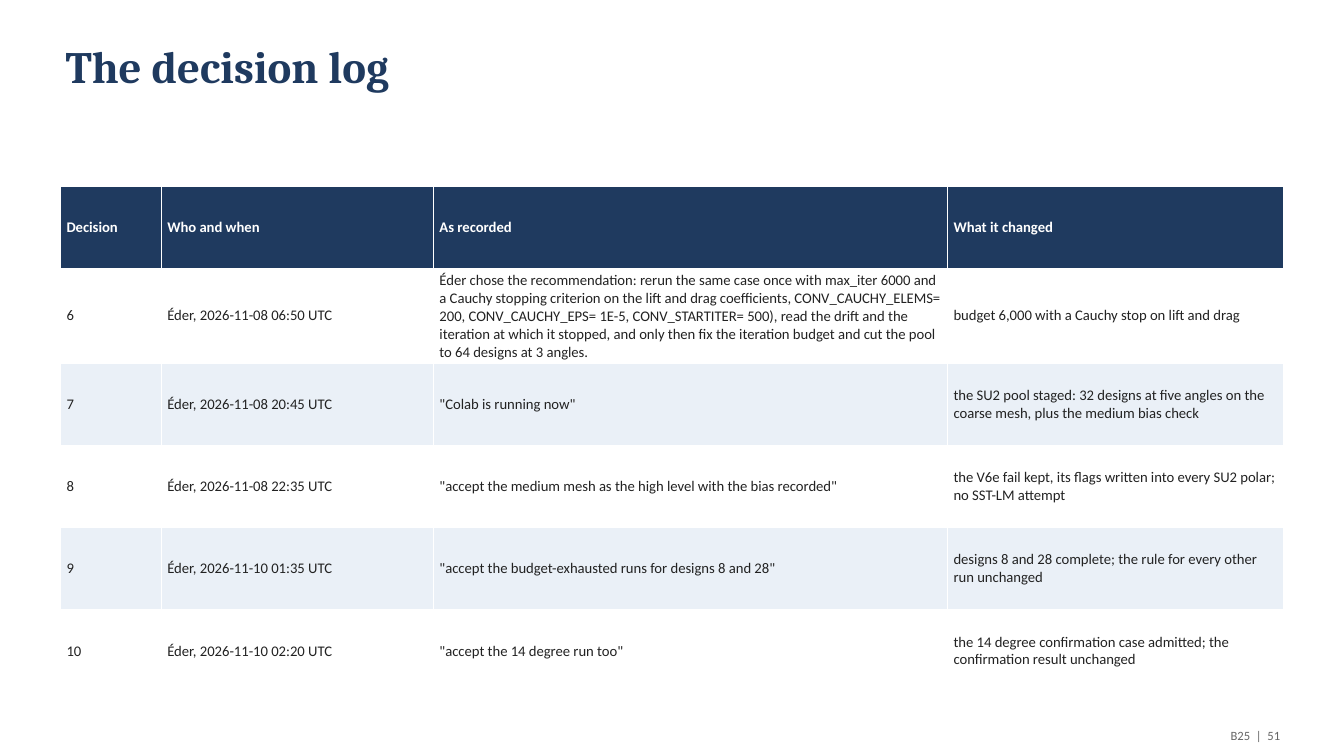
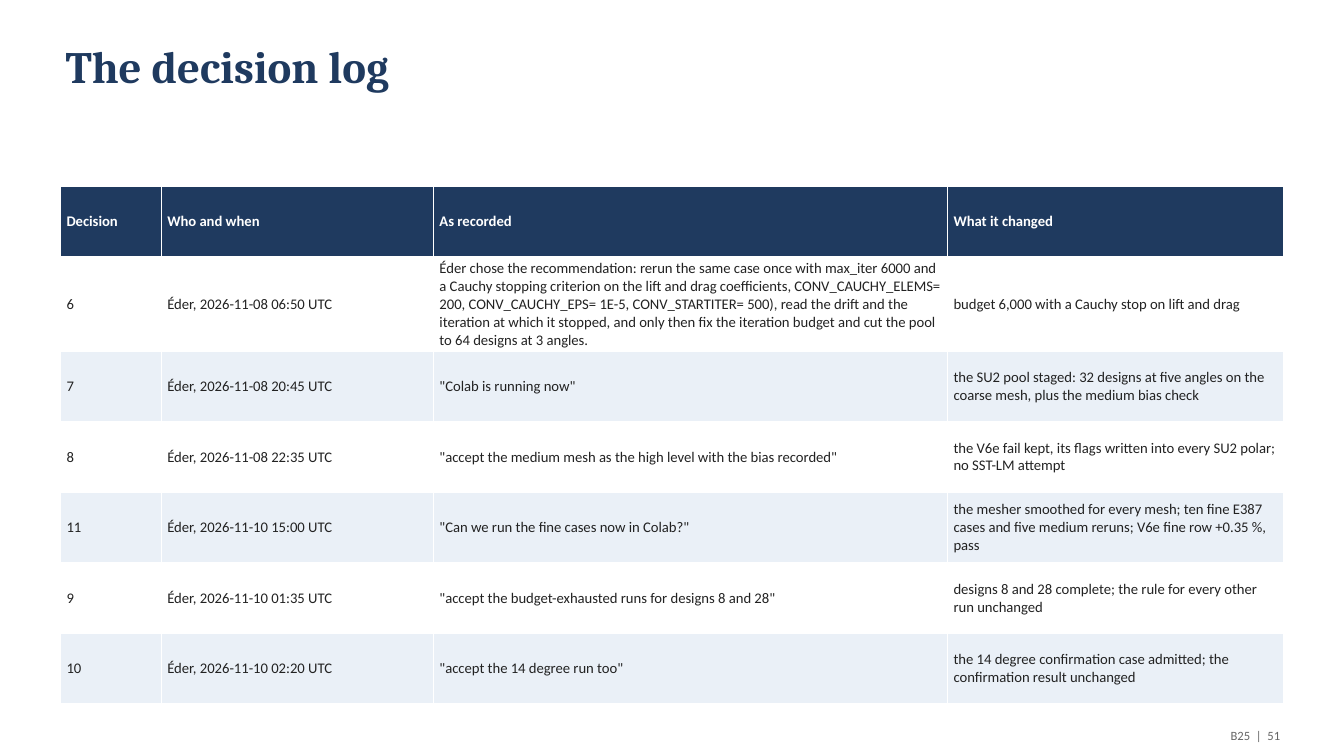
Before and after one commit to emarinhoss/ai-engineering, a slide deck: slide 51 of docs/talk/deck_drone_v2.pptx. Drawn at 1344x756 pixels with LibreOffice and Linux fonts; fonts in the diff are those of the drawing. Boxes give left, top, right and bottom in pixels: in the first picture for what was removed or moved away, otherwise in the second. Text is boxed around its words. In the diff, an @@ line names an element or a change of style, - is before the commit and + after.

```diff
--- a/docs/talk/deck_drone_v2.pptx
+++ b/docs/talk/deck_drone_v2.pptx
@@ table at bbox=[60, 187, 1284, 689] @@
+row 5: 11 | Éder, 2026-11-10 15:00 UTC | "Can we run the fine cases now in Colab?" | the mesher smoothed for every mesh; ten fine E387 cases and five medium reruns; V6e fine row +0.35 %, pass
```
Also in this commit, not shown: 6 other slides changed, 21 other files.
